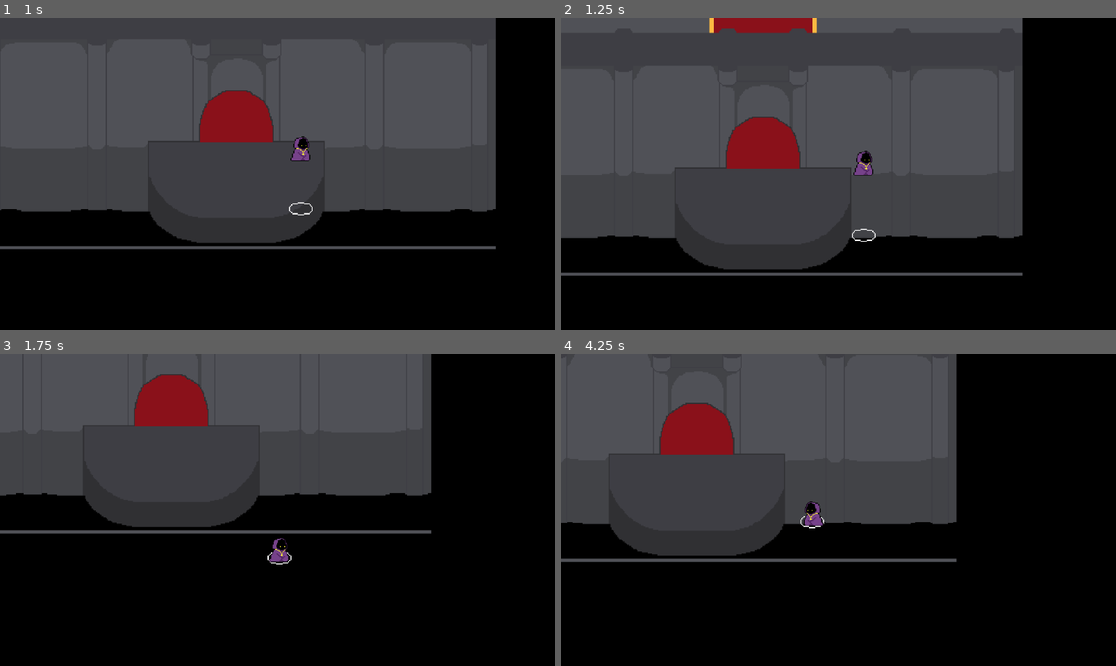
Above: before the commit, frames 1-4 (two rows, left to right).
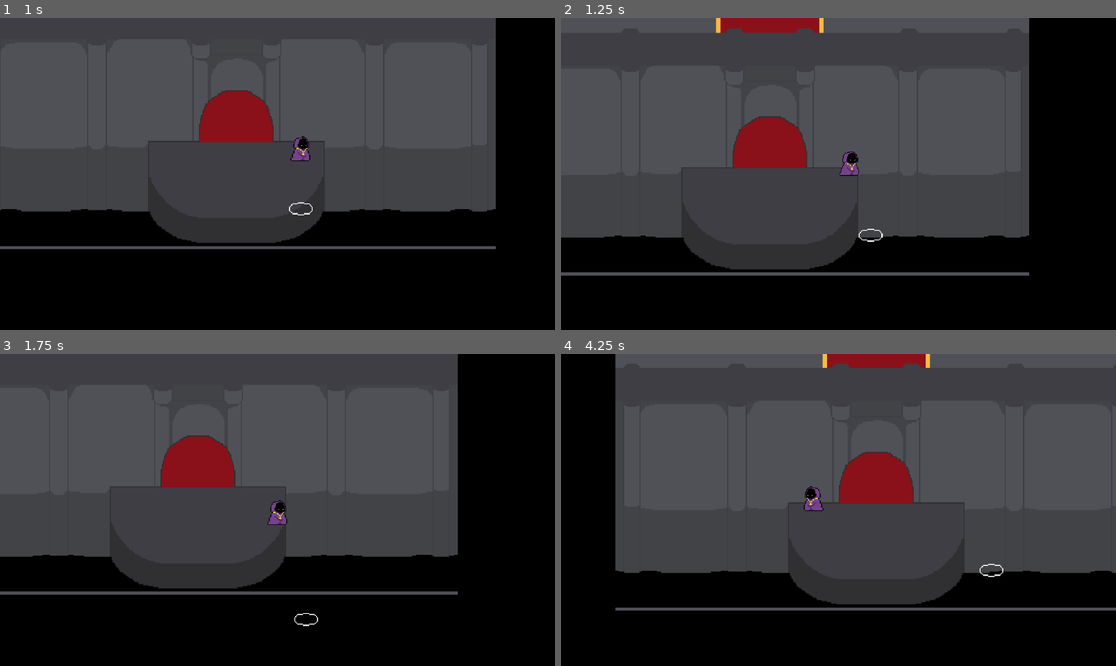
Above: after the commit, the same moments.

Repository: FavourAdekola/The-MathMagician
Game: Godot game, scene res://Scenes/starting_level.tscn
The game is run twice, just before and just after one commit, with the same random seed, the same clock (stepped at 60 frames per second) and the same inputs. The project has no main scene, so this scene is started directly.
Inputs:
- Up to frame 1 (1 s): tap Enter at 0.5 s; hold D (move_right) from 0.53 s (still down); tap Space (jump) at 0.77 s
- Up to frame 2 (1.25 s): keep holding D (move_right)
- Up to frame 3 (1.75 s): release D (move_right) at 1.28 s; hold S (move_down) from 1.28 s (still down); tap Space (jump) at 1.52 s
- Up to frame 4 (4.25 s): release S (move_down) at 2.03 s; hold D (move_right) 2.03-2.78 s; hold W (move_up) 2.78-3.53 s; tap Space (jump) at 3.02, 3.77 s; hold A (move_left) from 3.53 s (still down)

Frame 1 is identical in both runs. In frame 2, 2.7% of the frame differs, in the area x 0-85%, y 0-83%; in frame 3, 23%; in frame 4, 41%, in the area x 0-100%, y 0-83%.

Commit message:
Starting Level Shenanigans

Diff:
--- a/Scenes/starting_level.tscn
+++ b/Scenes/starting_level.tscn
@@ -6,6 +6,12 @@
 [ext_resource type="Script" path="res://Scripts/CharacterMarker.gd" id="3_eq5be"]
 [ext_resource type="Texture2D" uid="uid://lg55tqdqwjba" path="res://Assets/Sprites/Character Marker.png" id="4_ofixa"]
 [ext_resource type="PackedScene" uid="uid://baw2nycjbf8fe" path="res://Scenes/player.tscn" id="5_ibpnf"]
+
+[sub_resource type="RectangleShape2D" id="RectangleShape2D_r66nj"]
+size = Vector2(73.3333, 12.6667)
+
+[sub_resource type="RectangleShape2D" id="RectangleShape2D_th5sl"]
+size = Vector2(480.667, 20)
 
 [sub_resource type="CapsuleShape2D" id="CapsuleShape2D_pey2u"]
 radius = 1.0
@@ -69,6 +75,25 @@
 texture = ExtResource("2_eenn1")
 centered = false
 
+[node name="StaticBody2D" type="StaticBody2D" parent="Main Room"]
+
+[node name="CollisionPolygon2D" type="CollisionPolygon2D" parent="Main Room/StaticBody2D"]
+position = Vector2(0.666667, 0.666667)
+polygon = PackedVector2Array(206, 508, 206, 380, -1.33333, 380, -0.666667, 571.333, 158.667, 571.333, 203.333, 601.333, 277.333, 601.333, 277.333, 577.333, 201.333, 577.333, 160, 541.333, 160, 508)
+
+[node name="CollisionPolygon2D2" type="CollisionPolygon2D" parent="Main Room/StaticBody2D"]
+position = Vector2(480.667, 0.666667)
+scale = Vector2(-1, 1)
+polygon = PackedVector2Array(206, 508, 206, 380, -1.33333, 380, -0.666667, 571.333, 158.667, 571.333, 203.333, 601.333, 277.333, 601.333, 277.333, 577.333, 201.333, 577.333, 160, 541.333, 160, 508)
+
+[node name="Gate" type="CollisionShape2D" parent="Main Room/StaticBody2D"]
+position = Vector2(239.333, 121)
+shape = SubResource("RectangleShape2D_r66nj")
+
+[node name="Wall" type="CollisionShape2D" parent="Main Room/StaticBody2D"]
+position = Vector2(239.667, 117.333)
+shape = SubResource("RectangleShape2D_th5sl")
+
 [node name="CharacterMarker" type="CharacterBody2D" parent="."]
 texture_filter = 1
 position = Vector2(361, 838)
Not shown: 1 places in Scenes/starting_level.tscn that only renumber resources
